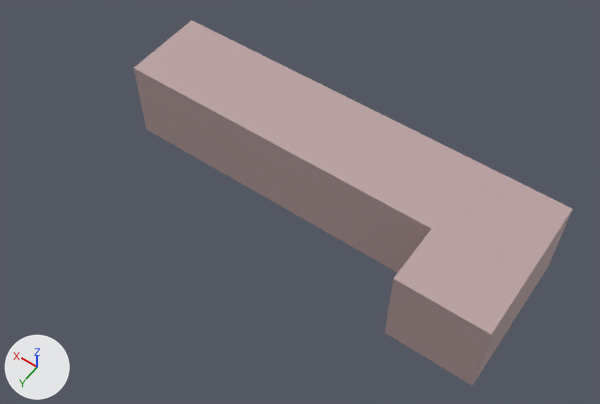
What one commit did to the FBX model Assets/3D/Fregadero.fbx.
Rendered twice from a 50 mm camera at (-5.67, 3.02, 7.41) aimed at (-2.57, -1.32, 0.59). Every picture has the same lights, and +X, +Y and +Z are marked at lower left. Where no turn or scale is listed for an object, it has been applied to the vertices.

The scene before the commit, as lines of its bpy script (objects in view):
```python
me_mesh = bpy.data.meshes.new('Mesh')
me_mesh.from_pydata(...)  # 20 vertices, 18 faces; spans x -1.75..3.05, y -0.5..1.19, z -0.5..0.5
me_mesh.materials.append(mat_lambert2)  # grey #bca2a2
ob_fregadero = bpy.data.objects.new('Fregadero', me_mesh)
ob_fregadero.location = (-3.211, -2.003, 0.526)
```
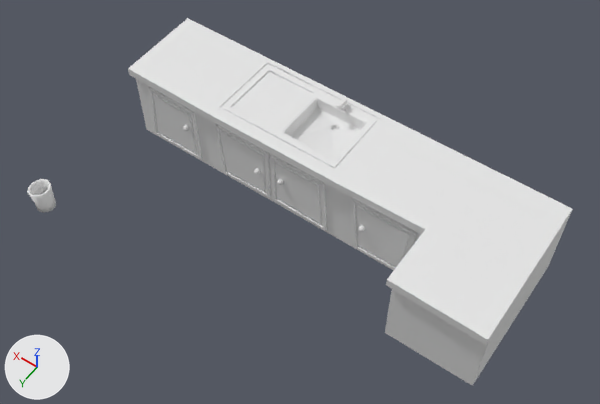
Pixel boxes [x1, y1, x2, y2] of what changed, in the pictures (600 x 404 px):
```json
{"object": "Fregadero", "change": "reshaped, moved", "before": [134, 20, 572, 386], "after": [128, 18, 572, 386]}
{"object": "Vaso", "change": "added", "after": [27, 179, 56, 213]}
```

Scene script edits in JSON lines:
```json
{"op": "add", "block": "mat_material", "code": ["mat_material = principled_material('Material')", "mat_material.base_color = (0.8, 0.8, 0.8)  # white #e7e7e7"]}
{"block": "me_mesh", "where": "# used by ob_fregadero; location = (-3.211, -2.003, 0.526)"}
{"op": "remove", "block": "me_mesh", "code": "me_mesh.from_pydata(...)  # 20 vertices, 18 faces; spans x -1.75..3.05, y -0.5..1.19, z -0.5..0.5"}
{"op": "remove", "block": "me_mesh", "code": "me_mesh.materials.append(mat_lambert2)  # grey #bca2a2"}
{"op": "add", "block": "me_mesh", "code": "me_mesh.from_pydata(...)  # 757 vertices, 721 faces; spans x -4.96..-0.1, y -2.5..-0.75, z 0.03..1.15"}
{"block": "me_mesh", "change": "me_mesh part 1: 20 vertices removed from x -1.75..3.05, y -0.5..1.19, z -0.5..0.5; 757 vertices added at x -4.96..-0.1, y -2.5..-0.75, z 0.03..1.15"}
{"op": "add", "block": "me_mesh", "code": "me_mesh.materials.append(mat_material)  # white #e7e7e7"}
{"op": "add", "block": "me_circle_003", "code": ["me_circle_003 = bpy.data.meshes.new('Circle.003')", "me_circle_003.from_pydata(...)  # 78 vertices, 76 faces; spans x -0.127..0.127, y -0.127..0.142, z 0.0..0.318", "me_circle_003.materials.append(mat_material)  # white #e7e7e7"]}
{"op": "set", "path": "ob_fregadero.location", "old": "(-3.211, -2.003, 0.526)", "new": "(0.0, 0.0, 0.0)"}
{"op": "add", "block": "ob_vaso", "code": ["ob_vaso = bpy.data.objects.new('Vaso', me_circle_003)", "ob_vaso.location = (0.0, 0.0, 0.0)"]}
```
